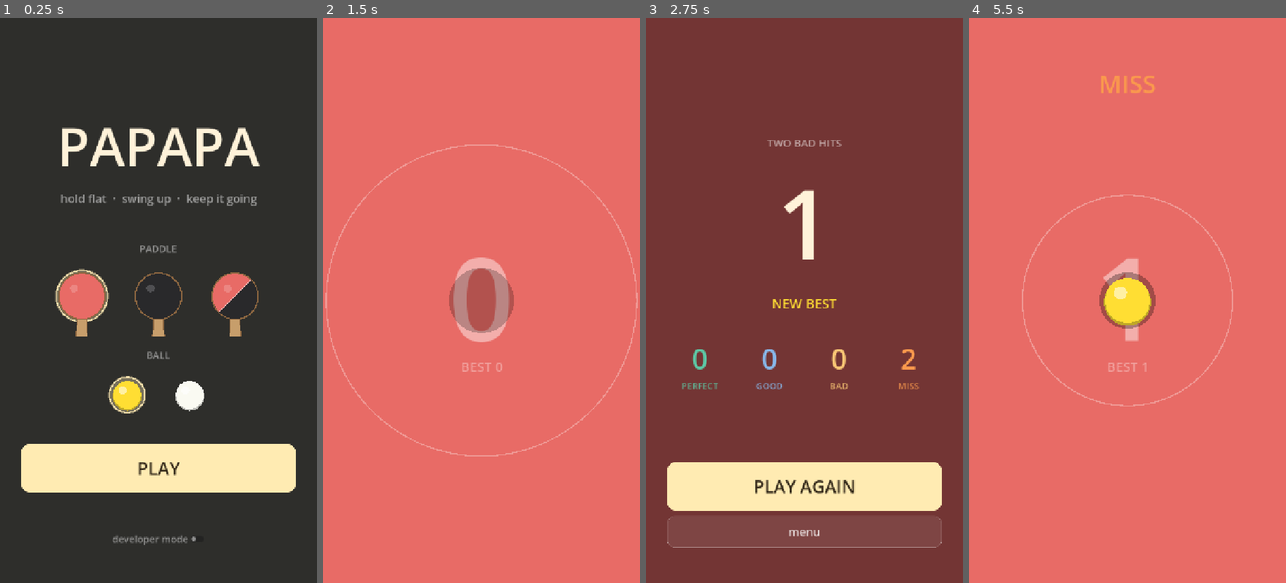
Above: before the commit, frames 1-4 (left to right).
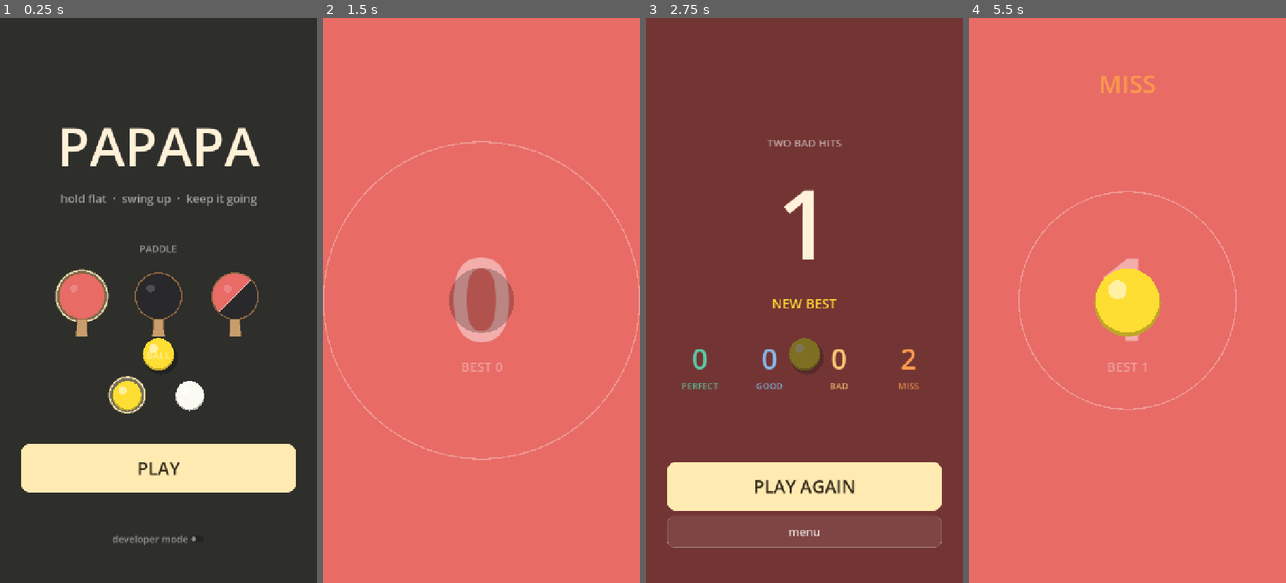
Above: after the commit, the same moments.

Repository: Xionday/Papapa
Game: Godot game, scene res://scenes/main.tscn
Same seed, same stepped clock (60 frames per second), same inputs: the game is played once before the commit and once after it.
Inputs:
- Up to frame 1 (0.25 s): no input
- Up to frame 2 (1.5 s): click "PLAY" at 0.5 s
- Up to frame 3 (2.75 s): no input
- Up to frame 4 (5.5 s): click "menu" at 2.75 s; click "PLAY" at 3.5 s

The runs differ from the first frame. In frame 1, 0.4% of the frame differs, in the area x 45-55%, y 56-63%; in frame 2, 1.5%; in frame 3, 0.5%; in frame 4, 2.2%, in the area x 15-85%, y 30-70%.

Commit message:
判定改用高度、球放大、首頁/結算頁有隨傾斜滾動的球
- 判定：揮擊那一刻球高度/最高點 → >0.5 miss、>0.22 bad、>0.08 good、更低(含落地後寬限) perfect；
  視窗從最高點開始，取最後一次超過門檻的揮擊
- 遊戲時鐘改為累加 delta 的 _game_time（暫停與模擬正確）
- 球半徑 26/70 → 36/100
- 首頁與結算頁：一顆球隨傾斜在桌面滾動、撞邊反彈
- tune 改為三個高度門檻；dev 統計顯示 h/apex
- tests/sim_judge.gd：驗證各高度的判定

Co-Authored-By: Claude Fable 5.1 <noreply@anthropic.com>
Claude-Session: https://claude.ai/code/session_01M2isnyCwhhtueNisXY1RbR

Diff:
--- a/scripts/game.gd
+++ b/scripts/game.gd
@@ -14,7 +14,11 @@
 
 ## ---- 可調參數（HUD 的滑桿會改這些）----
 @export var hit_threshold: float = 1.25     ## m/s²，向上加速度要超過這個才算有揮
-@export var timing_bias: float = -0.05       ## s，perfect 的中心點相對落地的偏移（負 = 允許提早揮）
+## 高度判定：揮擊那一刻球離地高度 / 這次最高點 的比例
+@export var judge_miss_above: float = 0.5   ## 高於這個 → 太早(當 miss，之後再揮以最後一次為準)
+@export var judge_bad_above: float = 0.22   ## 高於這個 → bad
+@export var judge_good_above: float = 0.08  ## 高於這個 → good；更低(含落地後寬限) → perfect
+@export var timing_bias: float = -0.05      ## (舊的時間判定用，保留給 dev 面板參考)       ## s，perfect 的中心點相對落地的偏移（負 = 允許提早揮）
 @export var grace_after: float = 0.08       ## s，落地後再等多久才結算（讓晚一點揮也算得到）
 @export var perfect_dt: float = 0.05        ## s，|揮擊 − 落地| 在這之內 = PERFECT
 @export var good_dt: float = 0.12           ## s，在這之內 = GOOD；再外面 = BAD
@@ -39,7 +43,13 @@
 const BALL_YELLOW := Color(1.0, 0.87, 0.2)
 const BALL_WHITE := Color(0.98, 0.98, 0.95)
 var _flip_timer: float = -1.0
-var counter_visible: bool = false               ## alternate 模式：拍到球後 0.5s 換面
+var counter_visible: bool = false
+## 待機球：首頁與結算頁上隨傾斜滾動的裝飾球（螢幕座標）
+var idle_pos: Vector2 = Vector2.ZERO
+var idle_vel: Vector2 = Vector2.ZERO
+var idle_active: bool = false
+@export var idle_gain: float = 900.0        ## px/s² per m/s² 的傾斜
+@export var idle_friction: float = 1.2      ## 1/s               ## alternate 模式：拍到球後 0.5s 換面
 var _rubber_blend: float = 1.0              ## 0 = 黑，1 = 紅，換面時漸變
 @export var clamp_in_zone_mode: bool = false ## 光圈模式不鎖邊界：球釘在世界裡，鏡頭怎麼移都不會被推著走
 @export var good_launch: float = 0.9        ## GOOD 的起跳速度倍率
@@ -121,6 +131,7 @@
 var last_grade: String = ""
 var last_dt: float = 0.0
 var last_peak: float = 0.0
+var last_h_ratio: float = -1.0              ## 最後一次揮擊時球高度/最高點（dev 用）
 var round_log: Array = []                   ## 這局每一次判定 {grade, dt, peak}
 
 ## 感測器
@@ -130,6 +141,8 @@
 var tilt: Vector2 = Vector2.ZERO
 var tilt_zero: Vector2 = Vector2.ZERO        ## 校正：把目前握持角度當成水平
 var _up_hist: Array[Vector2] = []           ## (time, up_accel)，保留最近 1 秒
+var _h_hist: Array[Vector2] = []            ## (time, ball_h)，每幀記，保留最近 1 秒
+var _apex_h: float = 1.0                    ## 這次彈跳的理論最高點(m)
 const HIST_KEEP := 1.0
 
 @onready var _sensor: Node = $SensorBridge
@@ -175,8 +188,11 @@
 	_ring_gold = 0.0
 
 
+var _game_time: float = 0.0                 ## 遊戲內時鐘（每幀累加 delta），不用壁鐘：暫停與模擬都正確
+
+
 func _now() -> float:
-	return Time.get_ticks_msec() / 1000.0
+	return _game_time
 
 
 func _on_sample(linear: Vector3, gravity: Vector3) -> void:
@@ -197,6 +213,39 @@
 
 func calibrate_tilt() -> void:
 	tilt_zero += tilt
+
+
+## 某個時刻球的高度（從歷史內插）
+func _height_at(t: float) -> float:
+	if _h_hist.is_empty():
+		return 0.0
+	if t <= _h_hist[0].x:
+		return _h_hist[0].y
+	for i in range(1, _h_hist.size()):
+		if _h_hist[i].x >= t:
+			var a := _h_hist[i - 1]
+			var b := _h_hist[i]
+			var u: float = (t - a.x) / max(b.x - a.x, 0.0001)
+			return lerp(a.y, b.y, u)
+	return 0.0
+
+
+## 在 [t0, t1] 之間，找「最後一次」向上加速度超過門檻的揮擊；回傳該次的峰值 (時刻, 值)；沒有 → (−1, 0)
+func _last_swing_between(t0: float, t1: float, threshold: float) -> Vector2:
+	var best := Vector2(-1.0, 0.0)
+	var in_swing := false
+	for sm in _up_hist:
+		if sm.x < t0 or sm.x > t1:
+			continue
+		if sm.y >= threshold:
+			if not in_swing:
+				in_swing = true
+				best = sm
+			elif sm.y > best.y:
+				best = sm
+		else:
+			in_swing = false
+	return best
 
 
 ## 在 [t0, t1] 之間找向上加速度最大的一筆，回傳 (時刻, 值)；沒有就 (−1, 0)
@@ -319,12 +368,14 @@
 
 ## 起跳瞬間算出理論最高點與落地時刻（收縮環用）
 func _launch_timing() -> void:
+	_apex_h = max(0.01, (v_up * v_up) / (2.0 * gravity_m))
 	var t_half: float = v_up / gravity_m
 	_t_apex = _now() + t_half
 	_t_land_pred = _now() + 2.0 * t_half
 
 
 func _process(delta: float) -> void:
+	_game_time += delta
 	_flash = max(0.0, _flash - delta * 3.0)
 	_ring_gold = max(0.0, _ring_gold - delta)
 	_zone_fade = max(0.0, _zone_fade - delta)
@@ -342,6 +393,7 @@
 	_step_move(delta)
 	_step_ash(delta)
 
+	_step_idle(delta)
 	match state:
 		"air":
 			if not debug_freeze:
@@ -353,6 +405,35 @@
 		"dead", "menu":
 			pass  ## 等 HUD 的按鈕
 	queue_redraw()
+
+
+## 待機球：首頁/結算頁上，傾斜就滾，撞邊反彈
+func _step_idle(delta: float) -> void:
+	var want: bool = state == "menu" or state == "dead"
+	if want and not idle_active:
+		idle_active = true
+		idle_pos = get_viewport_rect().size * 0.5 + Vector2(0, 120)
+		idle_vel = Vector2.ZERO
+	idle_active = want
+	if not idle_active:
+		return
+	var vp := get_viewport_rect().size
+	idle_vel += tilt * idle_gain * delta
+	idle_vel *= exp(-idle_friction * delta)
+	idle_pos += idle_vel * delta
+	var r := BALL_R_LAND
+	if idle_pos.x < r:
+		idle_pos.x = r
+		idle_vel.x = -idle_vel.x * 0.6
+	elif idle_pos.x > vp.x - r:
+		idle_pos.x = vp.x - r
+		idle_vel.x = -idle_vel.x * 0.6
+	if idle_pos.y < r:
+		idle_pos.y = r
+		idle_vel.y = -idle_vel.y * 0.6
+	elif idle_pos.y > vp.y - r:
+		idle_pos.y = vp.y - r
+		idle_vel.y = -idle_vel.y * 0.6
 
 
 ## 手機位移（衝量版 + 低通 + 遲滯 + ZUPT）
@@ -396,6 +477,10 @@
 
 
 func _step_air(delta: float) -> void:
+	var now_h := _now()
+	_h_hist.append(Vector2(now_h, ball_h))
+	while _h_hist.size() > 0 and now_h - _h_hist[0].x > HIST_KEEP:
+		_h_hist.pop_front()
 	ball_h += v_up * delta
 	v_up -= gravity_m * delta
 	ball_pos += v_lat * delta
@@ -428,24 +513,29 @@
 		_end_round(Color(0.89, 0.29, 0.29))
 		return
 
-	var peak := _peak_between(_t_visible, _t_land + grace_after)
+	## 判定視窗：從最高點到落地 + 寬限；取「最後一次」揮擊
+	var peak := _last_swing_between(_t_apex, _t_land + grace_after, hit_threshold)
 	last_peak = peak.y
 	var grade: String
-	if peak.x < 0.0 or peak.y < hit_threshold:
+	last_h_ratio = -1.0
+	if peak.x < 0.0:
 		grade = "miss"
 		last_dt = 0.0
 	else:
-		## 帶正負號：負 = 揮在落地前，正 = 揮在落地後
 		last_dt = peak.x - _t_land
-		var adt: float = abs(last_dt - timing_bias)
-		if adt <= perfect_dt:
-			grade = "perfect"
-		elif adt <= good_dt:
+		## 落地後(寬限內)揮 → 高度視為 0
+		var h: float = 0.0 if peak.x >= _t_land else _height_at(peak.x)
+		last_h_ratio = h / _apex_h
+		if last_h_ratio > judge_miss_above:
+			grade = "miss"
+		elif last_h_ratio > judge_bad_above:
+			grade = "bad"
+		elif last_h_ratio > judge_good_above:
 			grade = "good"
 		else:
-			grade = "bad"
+			grade = "perfect"
 	last_grade = grade
-	round_log.append({"grade": grade, "dt": last_dt, "peak": last_peak})
+	round_log.append({"grade": grade, "dt": last_dt, "peak": last_peak, "h": last_h_ratio})
 
 	match grade:
 		"perfect":
@@ -571,8 +661,8 @@
 	return get_viewport_rect().size * 0.5 + (world - paddle_pos)
 
 
-const BALL_R_LAND := 26.0
-const BALL_R_HIGH := 70.0
+const BALL_R_LAND := 36.0
+const BALL_R_HIGH := 100.0
 const RING_R_MAX := 150.0
 
 
@@ -583,6 +673,7 @@
 	if _flash > 0.0:
 		draw_rect(Rect2(Vector2.ZERO, vp), Color(_flash_color, 0.35 * _flash))
 	if state == "menu":
+		_draw_idle_ball()
 		return
 	## 格線：讓推動時看得出世界在動（位移關閉時不畫）
 	var grid := 160.0
@@ -661,6 +752,19 @@
 		draw_circle(sp + Vector2(0, ball_r * 0.08), ball_r, bc.darkened(0.25))
 		draw_circle(sp, ball_r * 0.96, bc)
 		draw_circle(sp + Vector2(-ball_r * 0.3, -ball_r * 0.32), ball_r * 0.28, Color(1, 1, 1, 0.55))
+	if state == "dead":
+		_draw_idle_ball()
+
+
+func _draw_idle_ball() -> void:
+	if not idle_active:
+		return
+	var r := BALL_R_LAND
+	var bc := _ball_col()
+	draw_circle(idle_pos + Vector2(6, 10), r * 1.05, Color(0, 0, 0, 0.25))
+	draw_circle(idle_pos + Vector2(0, r * 0.08), r, bc.darkened(0.25))
+	draw_circle(idle_pos, r * 0.96, bc)
+	draw_circle(idle_pos + Vector2(-r * 0.3, -r * 0.32), r * 0.28, Color(1, 1, 1, 0.55))
 
 
 func _ball_col() -> Color:
--- a/scripts/hud.gd
+++ b/scripts/hud.gd
@@ -41,9 +41,9 @@
 	["zone size x", "zone_scale", 0.5, 2.0, 0.1],
 	["zone distance x", "zone_dist_scale", 0.3, 2.0, 0.1],
 	["hit threshold m/s²", "hit_threshold", 0.5, 10.0, 0.25],
-	["timing bias s", "timing_bias", -0.2, 0.2, 0.01],
-	["perfect window s", "perfect_dt", 0.02, 0.2, 0.01],
-	["good window s", "good_dt", 0.05, 0.4, 0.01],
+	["miss above (h/apex)", "judge_miss_above", 0.2, 0.9, 0.02],
+	["bad above (h/apex)", "judge_bad_above", 0.05, 0.6, 0.01],
+	["good above (h/apex)", "judge_good_above", 0.02, 0.3, 0.01],
 	["grace after land s", "grace_after", 0.0, 0.3, 0.01],
 	["screen width cm", "screen_width_cm", 5.0, 10.0, 0.1],
 	["move px per m", "px_per_m", 1000.0, 16000.0, 250.0],
@@ -178,7 +178,7 @@
 	_judge.text = grade.to_upper()
 	_judge.add_theme_color_override("font_color", GRADE_COLOR[grade])
 	_judge_timer = 0.7
-	_last_event = "%s  dt %+.0f ms  peak %.1f  launch %.1f" % [grade, dt * 1000.0, _game.last_peak, _game.last_launch]
+	_last_event = "%s  h/apex %.2f  dt %+.0f ms  peak %.1f" % [grade, _game.last_h_ratio, dt * 1000.0, _game.last_peak]
 
 
 func _on_stopped(streak: int, score: int, st: Dictionary) -> void:
@@ -194,9 +194,9 @@
 	_r_grades.get_node("Bad/N").text = "%d" % c["bad"]
 	_r_grades.get_node("Miss/N").text = "%d" % c["miss"]
 	_r_dev.visible = dev_mode
-	_r_dev.text = "offset avg %+.0f  med %+.0f  min %+.0f  max %+.0f ms   peak %.1f   bias %+.0f  P%.0f  G%.0f" % [
+	_r_dev.text = "offset avg %+.0f  med %+.0f  min %+.0f  max %+.0f ms   peak %.1f\nheight thresholds miss>%.2f bad>%.2f good>%.2f" % [
 		st["dt_avg"] * 1000.0, st["dt_med"] * 1000.0, st["dt_min"] * 1000.0, st["dt_max"] * 1000.0,
-		st["peak_avg"], _game.timing_bias * 1000.0, _game.perfect_dt * 1000.0, _game.good_dt * 1000.0]
+		st["peak_avg"], _game.judge_miss_above, _game.judge_bad_above, _game.judge_good_above]
 	_results.visible = true
 
 
--- /dev/null
+++ b/tests/sim_judge.gd
@@ -0,0 +1,82 @@
+extends SceneTree
+## 驗證高度判定：在球下落到指定高度比例時給一個向上脈衝，看判定結果。
+## 用法：godot --headless --path . -s tests/sim_judge.gd
+
+var game: Node2D
+var DT := 1.0 / 60.0
+var _ran := false
+
+
+func _initialize() -> void:
+	root.size = Vector2i(720, 1280)
+	root.content_scale_size = Vector2i(720, 1280)
+	game = load("res://scenes/main.tscn").instantiate()
+	root.add_child(game)
+
+
+func _process(_d: float) -> bool:
+	if _ran:
+		return true
+	_ran = true
+	_run()
+	return true
+
+
+func _feed(up: float) -> void:
+	game._on_sample(Vector3(0, 0, up), Vector3(0, 0, -9.8))
+	game._process(DT)
+
+
+## 等到球正在下落且高度比例 <= ratio，給 3 幀 6 m/s² 的脈衝；ratio < 0 = 落地後 grace 內揮
+## 回傳這一球的判定（看 round_log 長度變化）
+func _play_one(ratio: float) -> String:
+	var swung := false
+	var n0: int = game.round_log.size()
+	var frames := 0
+	while game.round_log.size() == n0 and game.state != "dead" and frames < 400:
+		frames += 1
+		var falling: bool = game.state == "air" and game.v_up < 0.0
+		var h_ratio: float = game.ball_h / game._apex_h
+		if not swung and ratio >= 0.0 and falling and h_ratio <= ratio:
+			swung = true
+			for i in 3:
+				_feed(6.0)
+			continue
+		if not swung and ratio < 0.0 and game.state == "settle":
+			swung = true
+			for i in 3:
+				_feed(6.0)
+			continue
+		_feed(0.0)
+	if game.round_log.size() > n0:
+		return game.round_log[-1]["grade"]
+	return "timeout"
+
+
+func _run() -> void:
+	print("門檻: miss>%.2f  bad>%.2f  good>%.2f" % [game.judge_miss_above, game.judge_bad_above, game.judge_good_above])
+	for ratio in [0.9, 0.6, 0.45, 0.3, 0.15, 0.05, 0.0, -1.0]:
+		game.start_game("endless")
+		var g := _play_one(ratio)
+		var label := "落地後寬限內" if ratio < 0.0 else "高度 %.2f" % ratio
+		print("  %-14s → %-8s (h/apex 實際 %.2f)" % [label, g, game.last_h_ratio])
+	## 早揮之後再揮：應以最後一次為準
+	game.start_game("endless")
+	var n0: int = game.round_log.size()
+	var phase := 0
+	var frames := 0
+	while game.round_log.size() == n0 and frames < 400:
+		frames += 1
+		var falling: bool = game.state == "air" and game.v_up < 0.0
+		var hr: float = game.ball_h / game._apex_h
+		if phase == 0 and falling and hr <= 0.8:
+			phase = 1
+			for i in 3: _feed(6.0)
+			continue
+		if phase == 1 and falling and hr <= 0.05:
+			phase = 2
+			for i in 3: _feed(6.0)
+			continue
+		_feed(0.0)
+	print("  早揮(0.8)再揮(0.05) → %s   (應為 perfect, h/apex %.2f)" % [game.round_log[-1]["grade"], game.last_h_ratio])
+	quit()
